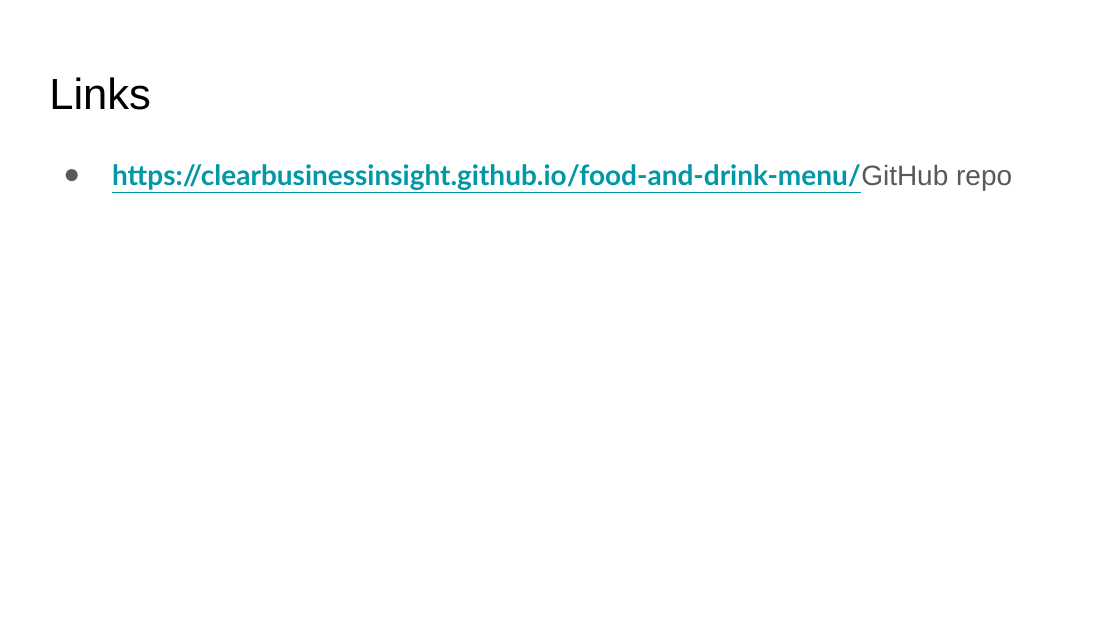
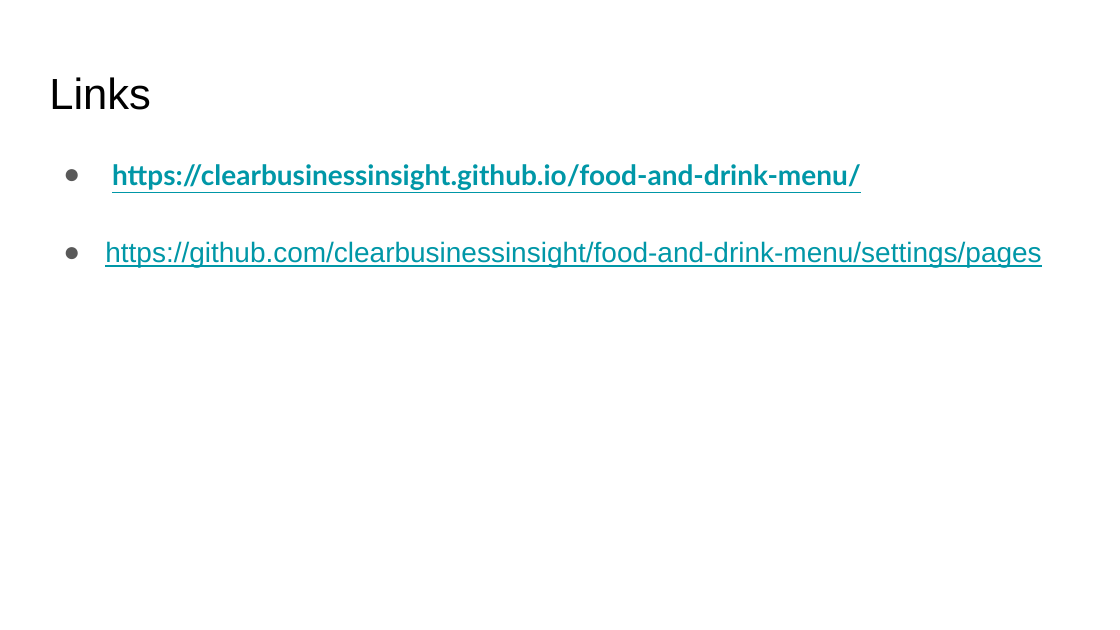
Before and after one commit to clearbusinessinsight/food-and-drink-menu, a slide deck: slide 7 of Project Food and Drink Menu.pptx. Drawn at 1120x630 pixels with LibreOffice and Linux fonts; fonts in the diff are those of the drawing. Boxes give left, top, right and bottom in pixels: in the first picture for what was removed or moved away, otherwise in the second. Text is boxed around its words. In the diff, an @@ line names an element or a change of style, - is before the commit and + after.

```diff
--- a/Project Food and Drink Menu.pptx
+++ b/Project Food and Drink Menu.pptx
@@ text at <box>105,164,1041,267</box>: text changed; font Lato to Arial; bold off @@
-● https://clearbusinessinsight.github.io/food-and-drink-menu/GitHub repo
+● https://clearbusinessinsight.github.io/food-and-drink-menu/
+● https://github.com/clearbusinessinsight/food-and-drink-menu/settings/pages
```
Also in this commit, not shown: 5 other slides changed, 1 other file.
